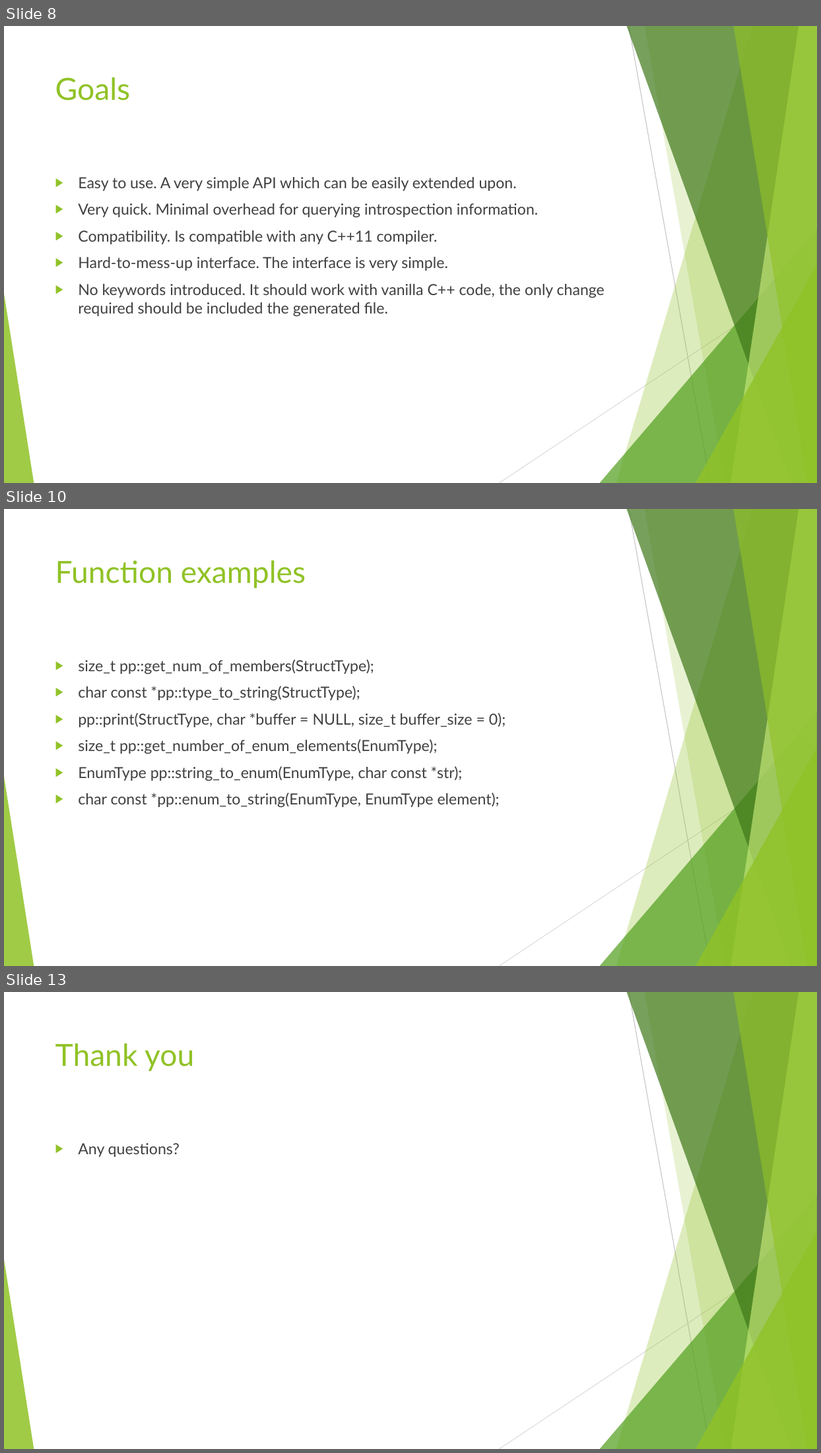
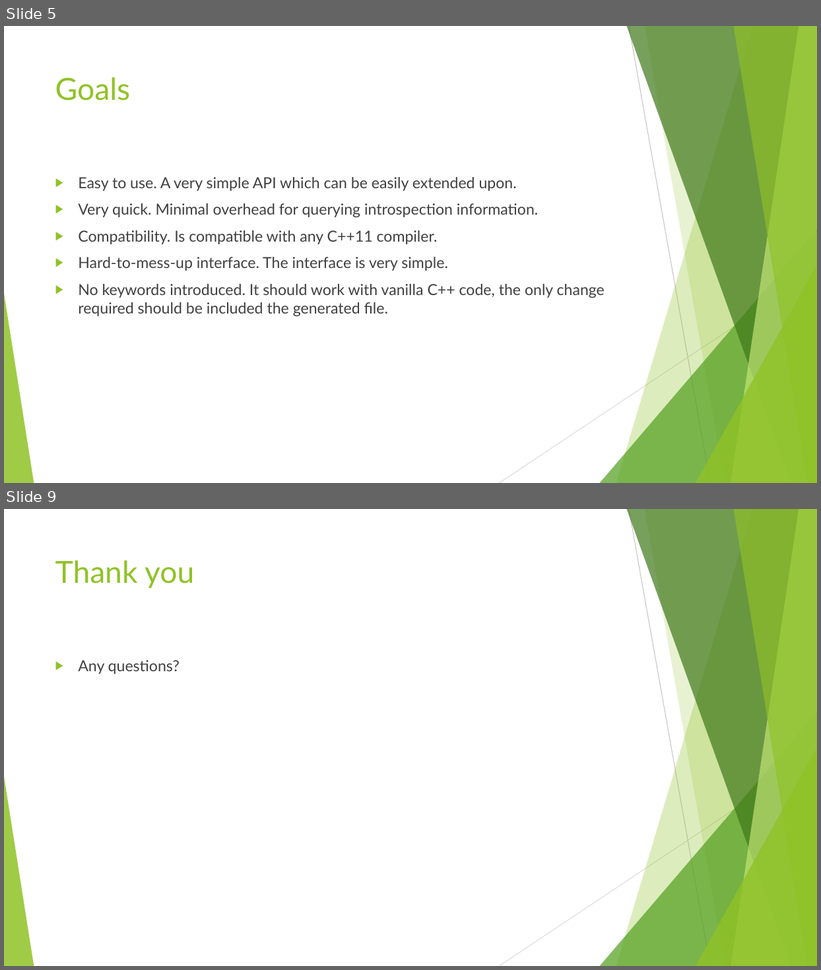
Before and after one commit to CaptainSeagull/Preprocessor-Honours, a slide deck: presentation.pptx. Shown one above the other, each under a label of ours: slides 8, 10 and 13 before the commit, slides 5 and 9 after it; the slides between them are not shown. The pictures are 821x1453 and 821x970 pixels, drawn with LibreOffice and Linux fonts; fonts in the diff are those of the drawing. Boxes give left, top, right and bottom in pixels: in the first picture for what was removed or moved away, otherwise in the second. Text is boxed around its words. In the diff, an @@ line names an element or a change of style, - is before the commit and + after.

```diff
--- a/presentation.pptx
+++ b/presentation.pptx
@@ slide 10 removed at (x1=4, y1=509, x2=817, y2=966), background #FFFFFF; not listed: 10 template elements that a slide beside it also shows @@
@@ title removed at (x1=55, y1=560, x2=306, y2=588) @@
-Function examples
@@ text removed at (x1=78, y1=659, x2=506, y2=807) @@
-▶ size_t pp::get_num_of_members(StructType);
-▶ char const *pp::type_to_string(StructType);
-▶ pp::print(StructType, char *buffer = NULL, size_t buffer_size = 0);
-▶ size_t pp::get_number_of_enum_elements(EnumType);
-▶ EnumType pp::string_to_enum(EnumType, char const *str);
-▶ char const *pp::enum_to_string(EnumType, EnumType element);
@@ what was slide 8 is now slide 5 @@
@@ what was slide 13 is now slide 9 @@
```
Also in this commit, not shown: 5 slides changed, 1 slide added, 4 other slides removed.
